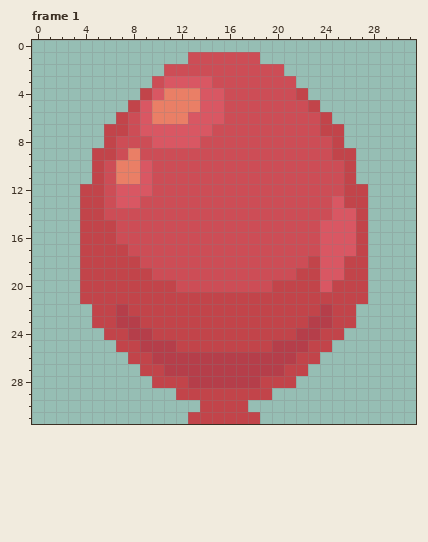
One commit to this pixel-art file: gfx/balloon.aseprite. Above: the version before the commit.
32x32 pixels, 4 frames. Shown: frame 1. The commit also changed other frames, which this record leaves out.
The same view after the edit:
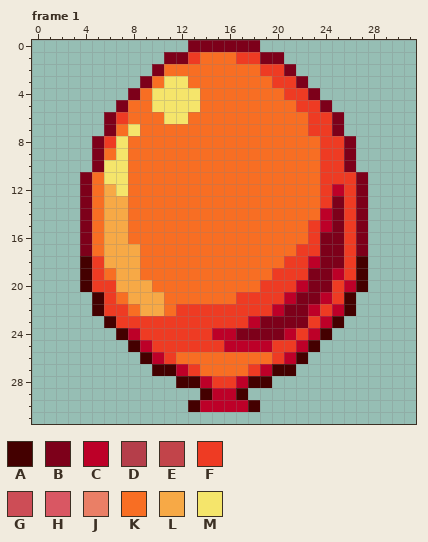
Palette (. is transparent): A #440000  B #7d001a  C #bd0028  D #b53e4a  E #c2444a  F #ee3b23  G #cd4d56  H #d95763  J #ea7f66  K #f86e23  L #f7a946  M #f5e56b
Edits made:
Changed rows in their new state; - is an unchanged pixel.
Frame 1:
first column x 4:
 0 ---------BBBBBB---------
 1 -------BBFKKKFFBB-------
 2 ------BKKKKKKKKFFB------
 3 -----BKMMKKKKKKKFFB-----
 4 ----BKMMMMKKKKKKKFFB----
 5 ---BKKMMMMKKKKKKKKFFB---
 6 --BFKKKMMKKKKKKKKKKFFB--
 7 --BKMKKKKKKKKKKKKKKFFB--
 8 -BFMKKKKKKKKKKKKKKKKFFB-
 9 -BKMKKKKKKKKKKKKKKKKFFB-
10 -BMMKKKKKKKKKKKKKKKKFFB-
11 BKMMKKKKKKKKKKKKKKKKFFFB
12 BKLMKKKKKKKKKKKKKKKKFCFB
13 BKLLKKKKKKKKKKKKKKKKFBFB
14 BKLLKKKKKKKKKKKKKKKKCBFB
15 BKLLKKKKKKKKKKKKKKKFCBFB
16 BKLLKKKKKKKKKKKKKKKFBBFB
17 BKLLLKKKKKKKKKKKKKFFBBFB
18 AFLLLKKKKKKKKKKKKFFCBBFA
19 AFKLLKKKKKKKKKKKFFFBBCFA
20 AFFLLLKKKKKKKKKFFFCBBFCA
21 .AFKLLLKKKKKKFFFFCBBCFA.
22 -AFFKLLKFFFFFFFFCBBCFCA-
23 -.AFFFFFFFFFFFCBBBBFCA.-
24 --.ACFFFFFFCCBBBBCFCA.--
25 ---.ACFFFFFFCCCCFFCA.---
26 ----.ACFKKKKKKKKFCA.----
27 -----.AACFKKKKFCAA.-----
28 ------..AACFFCAA..------
29 --------..ACCA..--------
30 ---------ACCCCA---------
31 ---------......---------
Changed places in both pictures, as pixel boxes (x1, y1, x2, y2):
changed: (80, 40, 368, 424)
